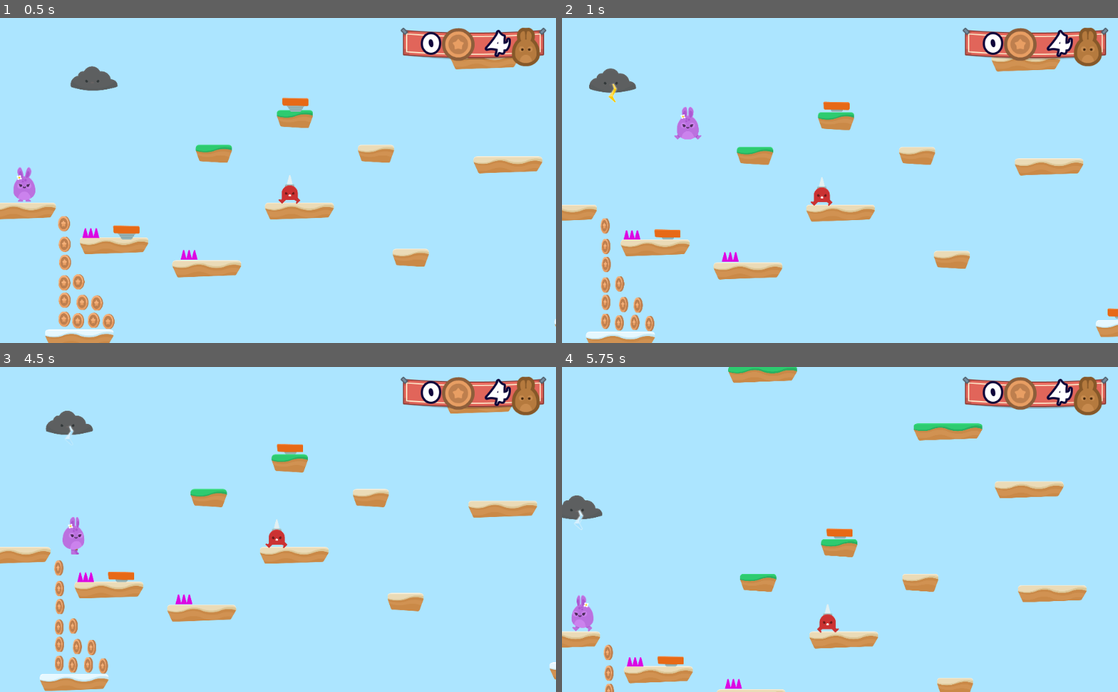
Above: before the commit, frames 1-4 (two rows, left to right).
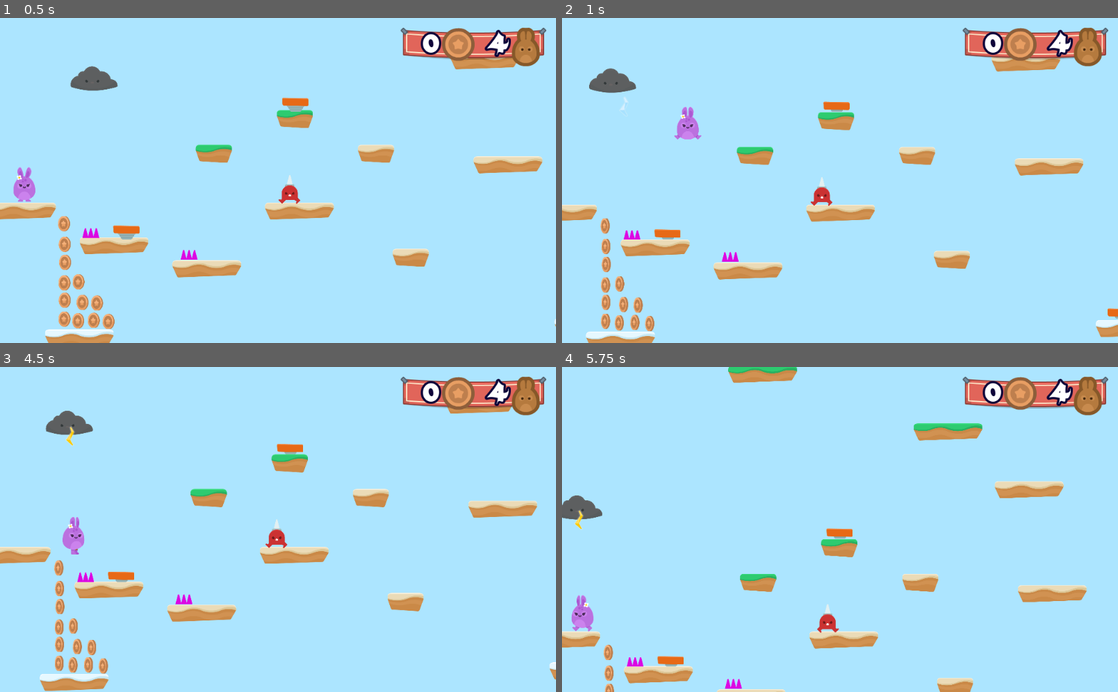
Above: after the commit, the same moments.

Repository: rtaibah/bunny-hop
Game: Godot game, scene res://Levels/Level1.tscn
The game is run twice, just before and just after one commit, with the same random seed, the same clock (stepped at 60 frames per second) and the same inputs.
Inputs (mouse positions are in pixels of both pictures, inside the frame that each line leads up to):
- Up to frame 1 (0.5 s): no input
- Up to frame 2 (1 s): hold D (right) from 0.53 s (still down); tap W (jump) at 0.77 s
- Up to frame 3 (4.5 s): tap W (jump) at 1.52, 3.02 s; release D (right) at 2.03 s; hold A (left) 2.03-2.78 s; hold D (right) 2.78-3.5 s; click (189, 562) at 3.5 s; hold D (right) from 4.28 s (still down)
- Up to frame 4 (5.75 s): tap W (jump) at 4.52, 5.27 s; release D (right) at 5.03 s; hold A (left) from 5.03 s (still down)

Frame 1 is identical in both runs. In frame 2, less than 0.1% of the frame differs, in the area x 8-12%, y 20-29%; in frame 3, less than 0.1%; in frame 4, less than 0.1%.

Commit message:
Finished the Clouds NPC
@K9INE We still need to do the exit portals

Diff:
--- a/NPCs/Lightning.gd
+++ b/NPCs/Lightning.gd
@@ -1,5 +1,27 @@
 extends Node2D
+
+const SPEED = 300
 
 func _ready():
 	set_as_toplevel(true)
 	global_position = get_parent().global_position
+
+
+func _process(delta):
+	position.y += SPEED * delta
+	manage_collision()
+
+
+func manage_collision():
+	var collider = $Area2D.get_overlapping_bodies()
+	print(collider)
+
+	for object in collider:
+		if object.name == "Player":
+			get_tree().call_group("Gamestate","hurt")
+		queue_free()
+
+
+
+func _on_VisibilityNotifier2D_screen_exited():
+	queue_free()
--- a/NPCs/Lightning.tscn
+++ b/NPCs/Lightning.tscn
@@ -1,7 +1,8 @@
-[gd_scene load_steps=5 format=2]
+[gd_scene load_steps=6 format=2]
 
 [ext_resource path="res://GFX/Particles/lighting_yellow.png" type="Texture" id=1]
 [ext_resource path="res://GFX/Particles/lighting_blue.png" type="Texture" id=2]
+[ext_resource path="res://NPCs/Lightning.gd" type="Script" id=3]
 
 [sub_resource type="SpriteFrames" id=1]
 animations = [ {
@@ -15,6 +16,7 @@
 extents = Vector2( 25, 56 )
 
 [node name="Lightning" type="Node2D"]
+script = ExtResource( 3 )
 
 [node name="Area2D" type="Area2D" parent="."]
 collision_layer = 4
@@ -22,6 +24,7 @@
 
 [node name="AnimatedSprite" type="AnimatedSprite" parent="Area2D"]
 frames = SubResource( 1 )
+frame = 1
 playing = true
 
 [node name="CollisionShape2D" type="CollisionShape2D" parent="Area2D"]
@@ -29,3 +32,4 @@
 shape = SubResource( 2 )
 
 [node name="VisibilityNotifier2D" type="VisibilityNotifier2D" parent="Area2D"]
+[connection signal="screen_exited" from="Area2D/VisibilityNotifier2D" to="." method="_on_VisibilityNotifier2D_screen_exited"]
